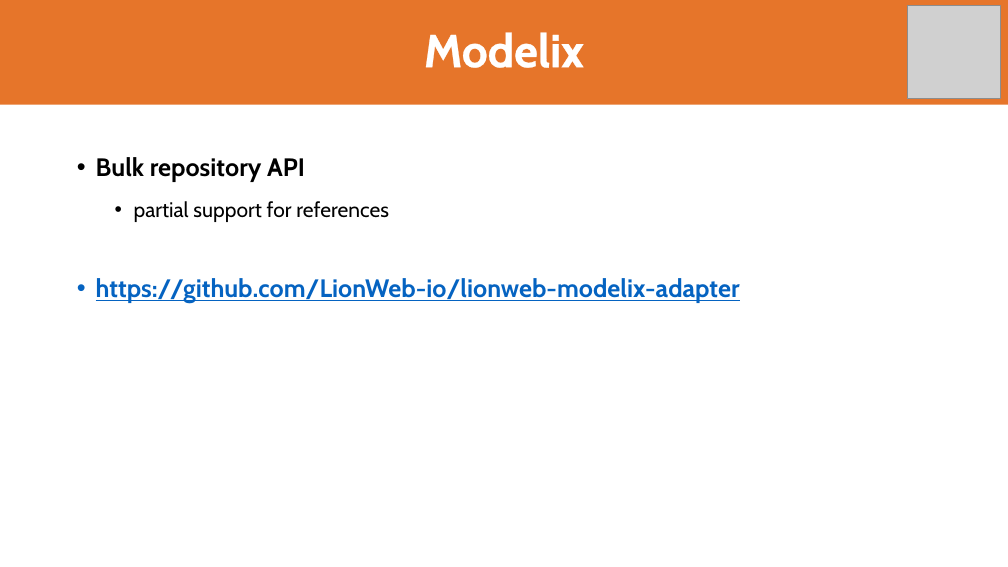
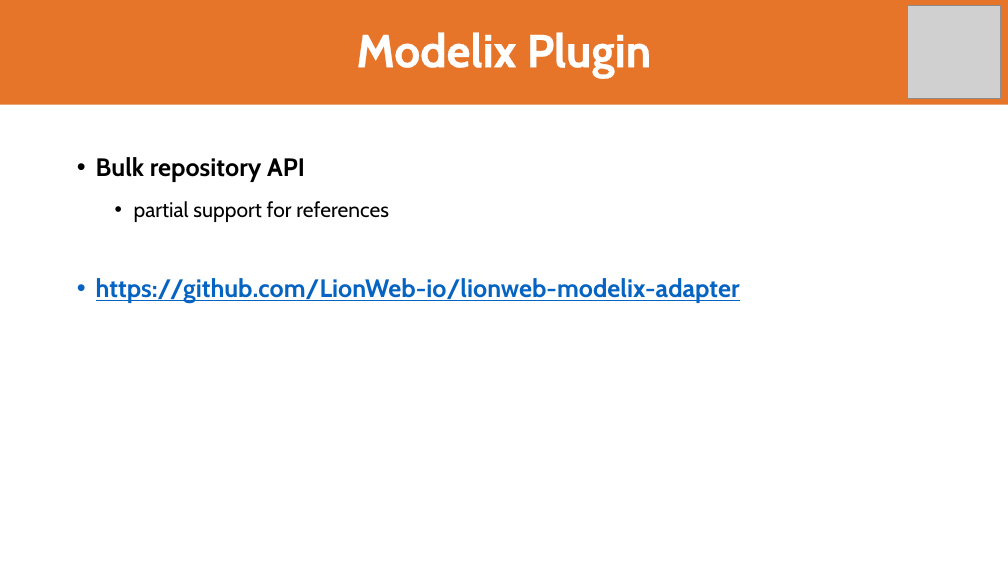
Before and after one commit to LionWeb-io/specification, a slide deck: slide 26 of resources/LangDev 2024 Talk.pptx. Drawn at 1008x567 pixels with LibreOffice and Linux fonts; fonts in the diff are those of the drawing; grey boxes stand for pictures; background and template pictures are left out. Boxes give left, top, right and bottom in pixels: in the first picture for what was removed or moved away, otherwise in the second. Text is boxed around its words. In the diff, an @@ line names an element or a change of style, - is before the commit and + after.

```diff
--- a/resources/LangDev 2024 Talk.pptx
+++ b/resources/LangDev 2024 Talk.pptx
@@ title at (356,32,651,78): text changed @@
-Modelix
+Modelix Plugin
```
Also in this commit, not shown: 12 other slides changed.
